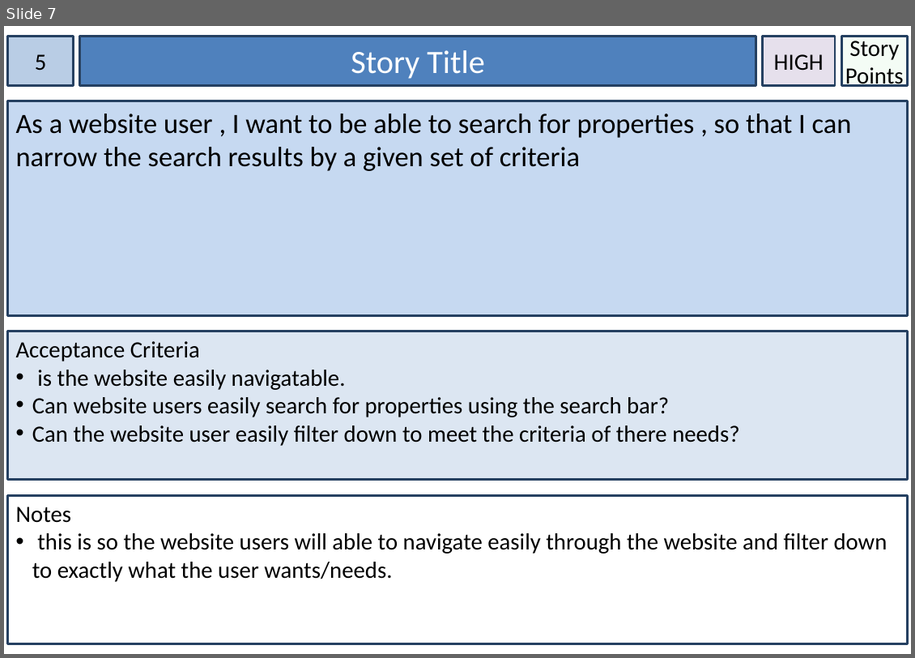
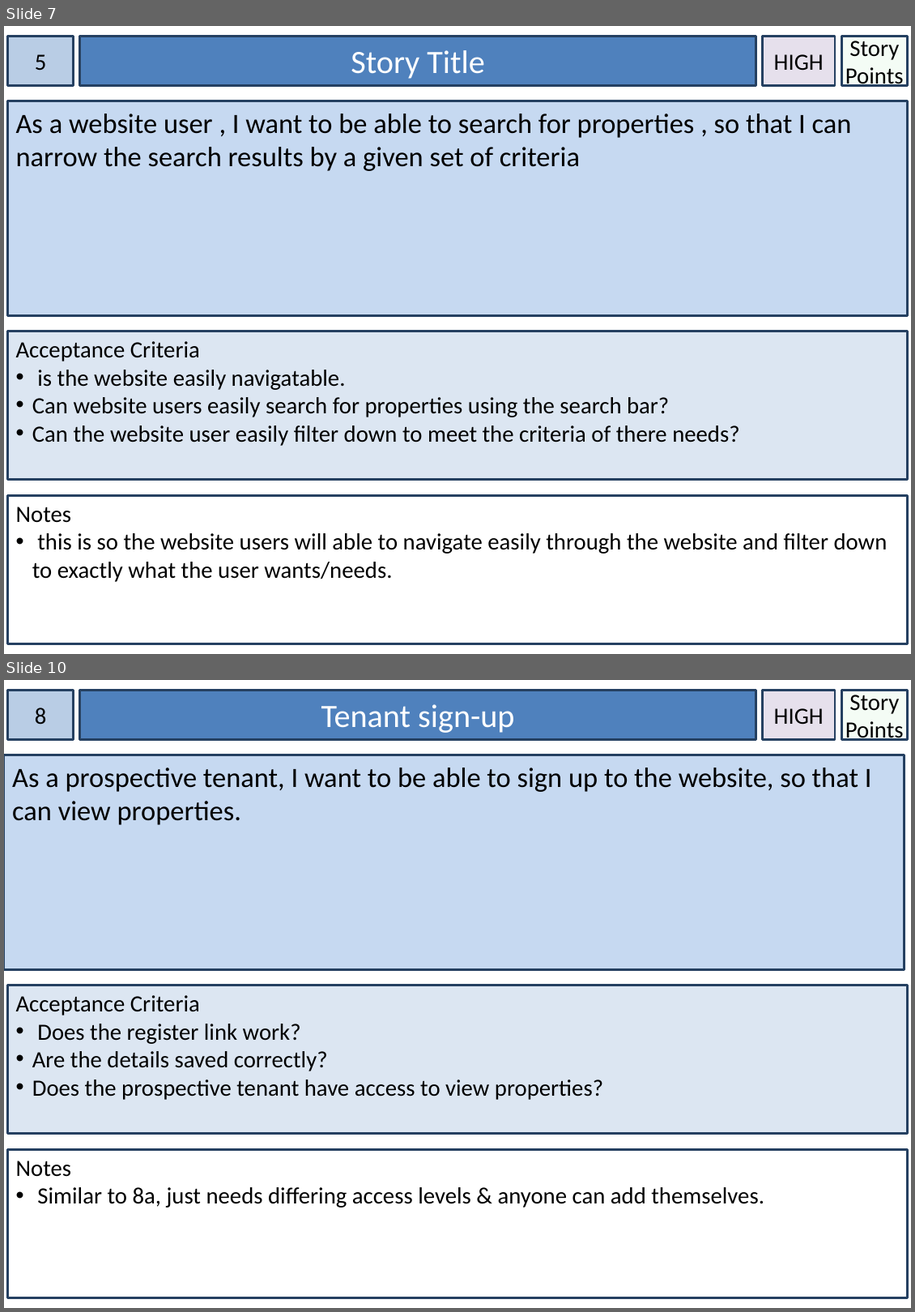
Before and after one commit to neeby/flowerpotmen, a slide deck: Things.pptx. Shown one above the other, each under a label of ours: slide 7 before the commit, slides 7 and 10 after it; the slides between them are not shown. The pictures are 915x658 and 915x1312 pixels, drawn with LibreOffice and Linux fonts; fonts in the diff are those of the drawing. Boxes give left, top, right and bottom in pixels: in the first picture for what was removed or moved away, otherwise in the second. Text is boxed around its words. In the diff, an @@ line names an element or a change of style, - is before the commit and + after.

```diff
--- a/Things.pptx
+++ b/Things.pptx
@@ slide 10 added at [4, 680, 911, 1308], background #FFFFFF @@
@@ rectangle added at [7, 690, 74, 739], fill #B9CDE5, outline #254061 2 pt, 20 pt, text #000000 @@
+8
@@ rectangle added at [80, 690, 756, 739], fill #4F81BD, outline #254061 2 pt, 28 pt, text #FFFFFF @@
+Tenant sign-up
@@ rectangle added at [763, 690, 836, 739], fill #E6E0EC, outline #254061 2 pt, 20 pt, text #000000 @@
+HIGH
@@ rectangle added at [842, 690, 908, 739], fill #CCF0CD at 20% opacity, outline #254061 2 pt, 20 pt, text #000000 @@
+Story Points
@@ rectangle added at [4, 755, 905, 970], fill #C6D9F1, outline #254061 2 pt, 24 pt, text #000000 @@
+As a prospective tenant, I want to be able to sign up to the website, so that I can view properties.
@@ rectangle added at [7, 985, 908, 1134], fill #DCE6F2, outline #254061 2 pt, 20 pt, text #000000 @@
+Acceptance Criteria
+• Does the register link work?
+• Are the details saved correctly?
+• Does the prospective tenant have access to view properties?
@@ rectangle added at [7, 1150, 908, 1298], fill #FFFFFF, outline #254061 2 pt, 20 pt, text #000000 @@
+Notes
+• Similar to 8a, just needs differing access levels & anyone can add themselves.
```
Also in this commit, not shown: 3 other slides added.
